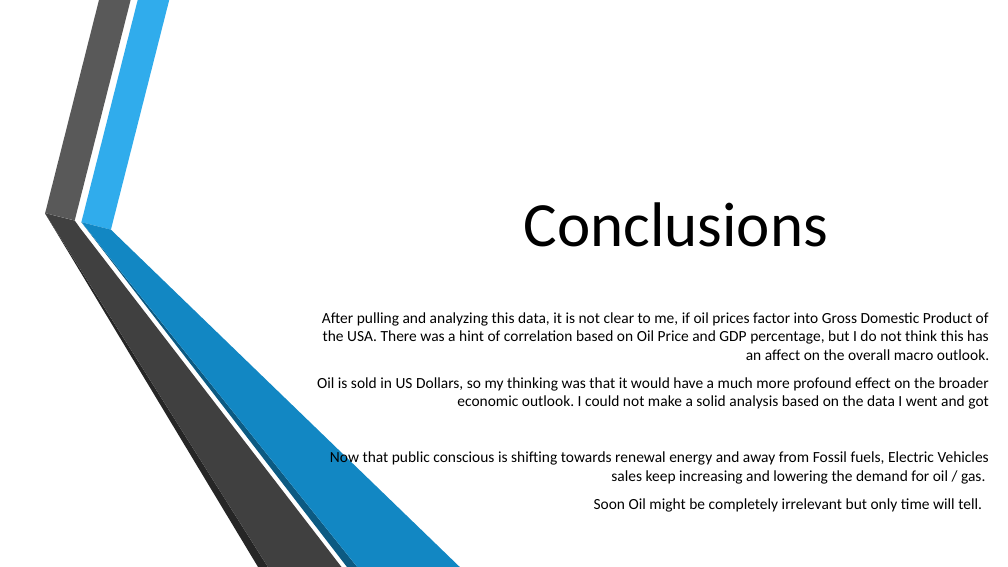
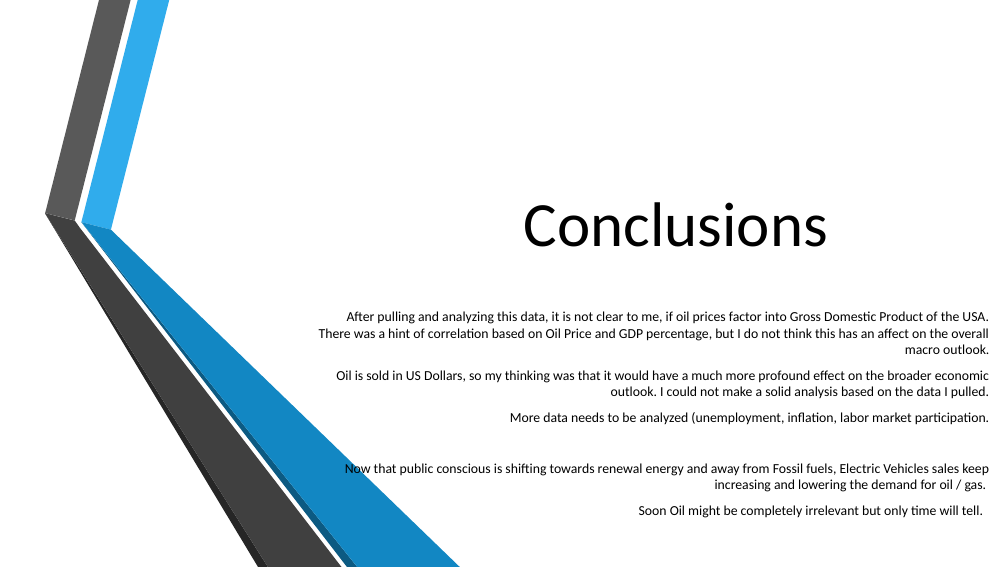
Before and after one commit to ssalguero626/Project-1, a slide deck: slide 12 of Project Power Point.pptx. Drawn at 1008x567 pixels with LibreOffice and Linux fonts; fonts in the diff are those of the drawing; background and template pictures are left out. Boxes give left, top, right and bottom in pixels: in the first picture for what was removed or moved away, otherwise in the second. Text is boxed around its words. In the diff, an @@ line names an element or a change of style, - is before the commit and + after.

```diff
--- a/Project Power Point.pptx
+++ b/Project Power Point.pptx
@@ subtitle at [319, 311, 989, 492]: size 14.7 to 13.1 pt in "After pulling and analyzing this data, it ...", "Now that public conscious is shifting towards ...", "Soon Oil might be completely irrelevant but ..." @@
@@ subtitle at [336, 370, 989, 425]: text changed; size 14.7 to 13.1 pt @@
-Oil is sold in US Dollars, so my thinking was that it would have a much more profound effect on the broader economic outlook. I could not make a solid analysis based on the data I went and got
+Oil is sold in US Dollars, so my thinking was that it would have a much more profound effect on the broader economic outlook. I could not make a solid analysis based on the data I pulled.
+More data needs to be analyzed (unemployment, inflation, labor market participation.
```
Also in this commit, not shown: 2 other slides changed.
